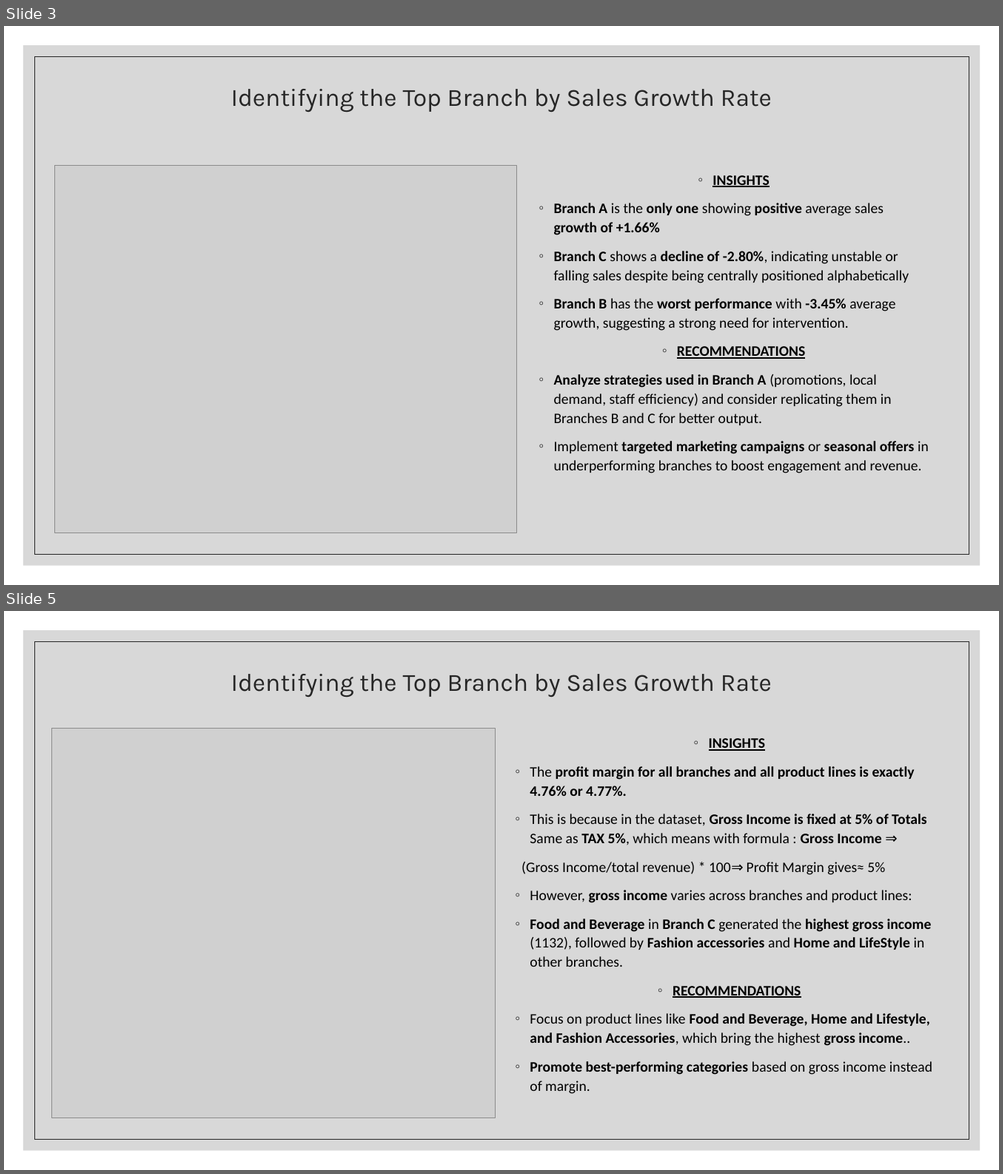
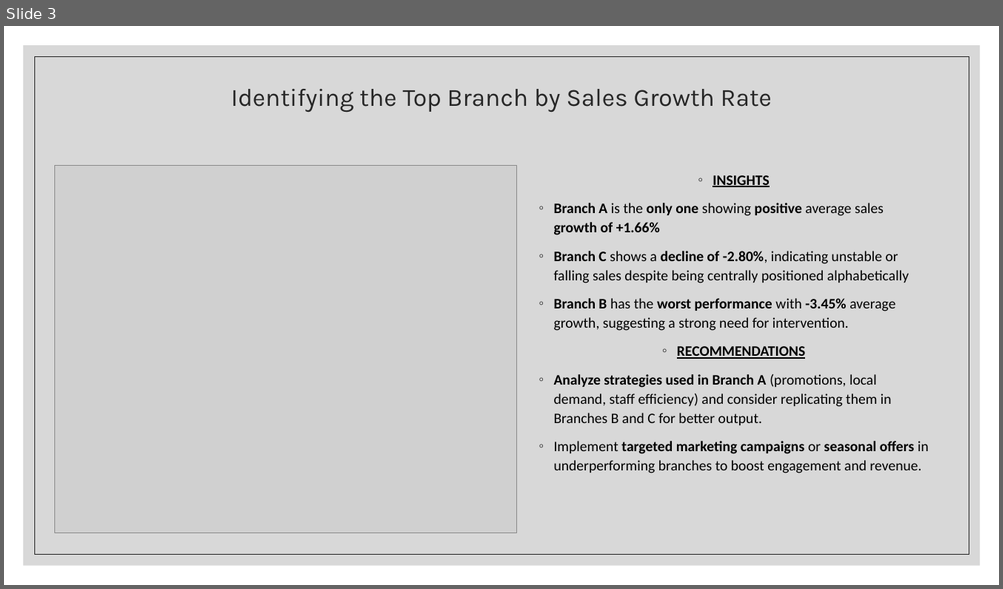
Before and after one commit to ajaythakur958/Walmart-Sales-analysis, a slide deck: Walmart analysis.pptx. Shown one above the other, each under a label of ours: slides 3 and 5 before the commit, slide 3 after it; the slides between them are not shown. The pictures are 1003x1174 and 1003x589 pixels, drawn with LibreOffice and Linux fonts; fonts in the diff are those of the drawing; grey boxes stand for pictures. Boxes give left, top, right and bottom in pixels: in the first picture for what was removed or moved away, otherwise in the second. Text is boxed around its words. In the diff, an @@ line names an element or a change of style, - is before the commit and + after.

```diff
--- a/Walmart analysis.pptx
+++ b/Walmart analysis.pptx
@@ slide 5 removed at <box>4,611,999,1170</box>, background #FFFFFF; not listed: 2 template elements that a slide beside it also shows @@
@@ title removed at <box>231,674,771,697</box> @@
-Identifying the Top Branch by Sales Growth Rate
@@ picture removed at <box>52,729,495,1119</box> @@
@@ text removed at <box>521,738,932,1094</box> @@
-◦ INSIGHTS
-◦ The profit margin for all branches and all product lines is exactly 4.76% or 4.77%.
-◦ This is because in the dataset, Gross Income is fixed at 5% of Totals Same as TAX 5%, which means with formula : Gross Income ⇒
-(Gross Income/total revenue) * 100⇒ Profit Margin gives≈ 5%
-◦ However, gross income varies across branches and product lines:
-◦ Food and Beverage in Branch C generated the highest gross income (1132), followed by Fashion accessories and Home and LifeStyle in other branches.
-◦ RECOMMENDATIONS
-◦ Focus on product lines like Food and Beverage, Home and Lifestyle, and Fashion Accessories, which bring the highest gross income..
-◦ Promote best-performing categories based on gross income instead of margin.
```
Also in this commit, not shown: 2 slides changed, 5 slides added, 2 other files.
